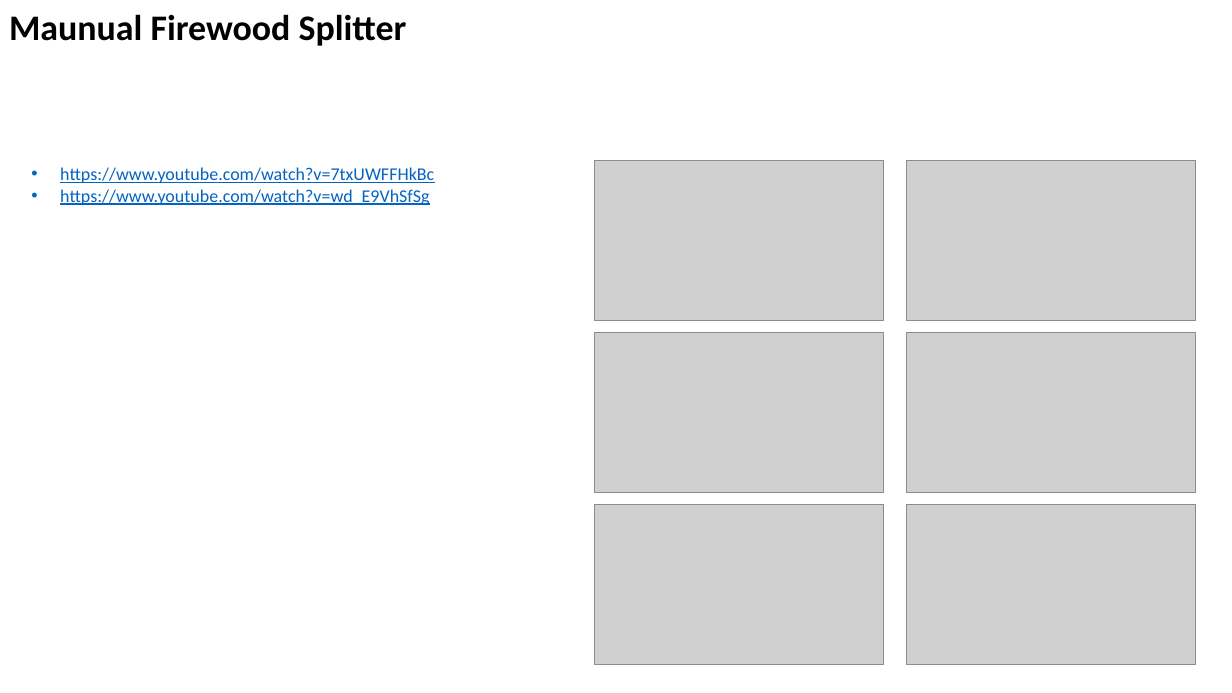
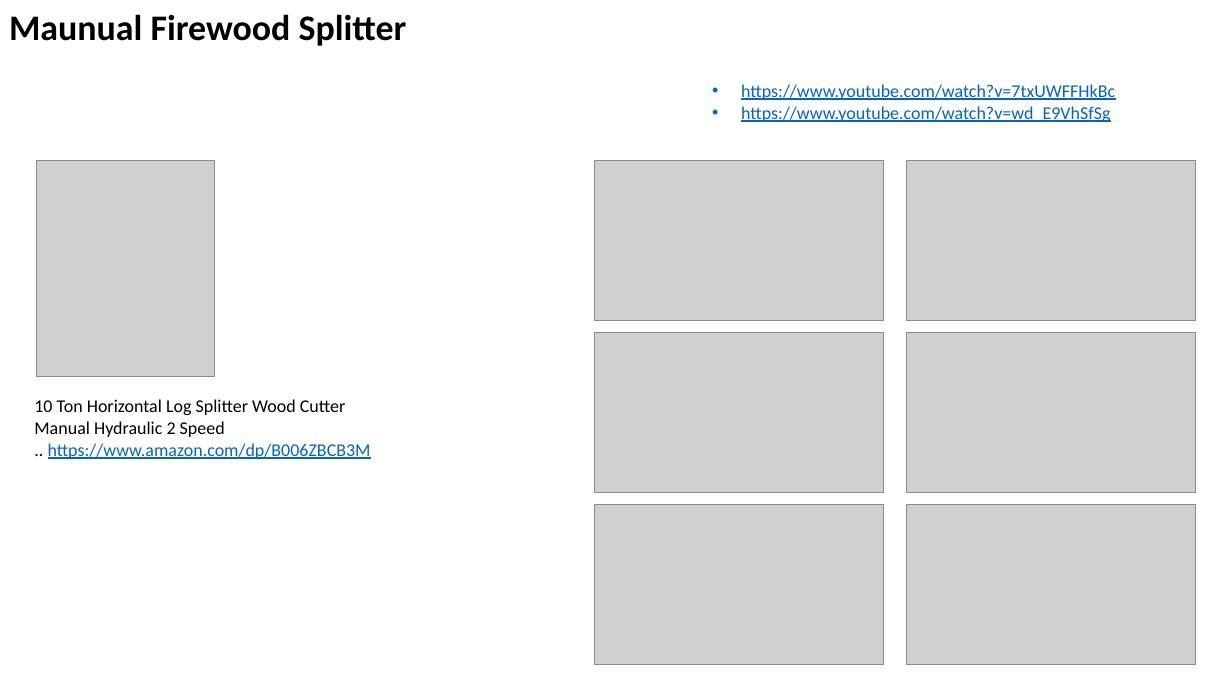
Before and after one commit to lselector/misc_farm, a slide deck: slide 2 of wood_log_splitter.pptx. Drawn at 1232x693 pixels with LibreOffice and Linux fonts; fonts in the diff are those of the drawing; grey boxes stand for pictures. Boxes give left, top, right and bottom in pixels: in the first picture for what was removed or moved away, otherwise in the second. Text is boxed around its words. In the diff, an @@ line names an element or a change of style, - is before the commit and + after.

```diff
--- a/wood_log_splitter.pptx
+++ b/wood_log_splitter.pptx
@@ text "https://www.youtube.com/watch?v=7txUWFFHkBc": place and size @@
-text "https://www.youtube.com/watch?v=7txUWFFHkBc" at [60, 167, 434, 205]
+text "https://www.youtube.com/watch?v=7txUWFFHkBc" at [741, 84, 1115, 122]
@@ picture added at [37, 160, 214, 376] @@
@@ text added at [34, 399, 371, 459], 14 pt, text #000000 @@
+10 Ton Horizontal Log Splitter Wood Cutter Manual Hydraulic 2 Speed
+.. https://www.amazon.com/dp/B006ZBCB3M
```
Also in this commit, not shown: 1 slide added, 2 other files.
